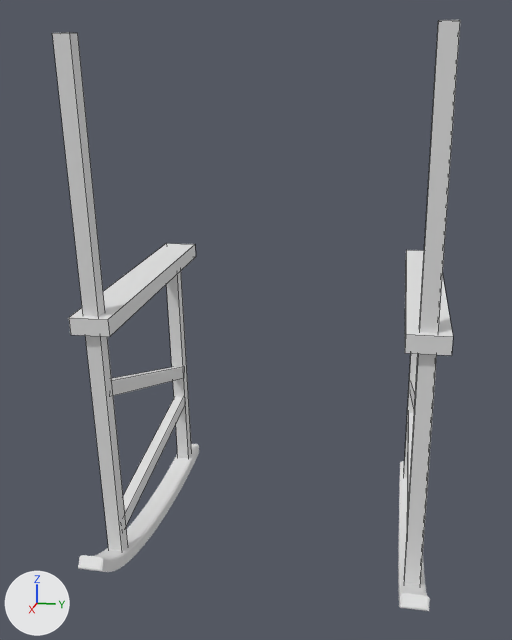
The Blender file Blends/GungStol.blend, before and after one commit.
Camera for both pictures: a 50 mm camera at (8.27, 2.85, 4.29) aimed at (0.75, 1.35, 2.41). Lighting does not change. The marker at lower left points along +X, +Y and +Z. Mesh edges are drawn as thin lines on the coarser meshes.

The scene before the commit, as lines of its bpy script (objects in view):
```python
me_cube_001 = bpy.data.meshes.new('Cube.001')
me_cube_001.from_pydata(...)  # 624 vertices, 378 faces; spans x -1.09..2.45, y -0.13..0.13, z -0.25..0.31
me_cube_009 = bpy.data.meshes.new('Cube.009')
me_cube_009.from_pydata(...)  # 624 vertices, 378 faces; spans x -1.09..2.45, y -0.13..0.13, z -0.25..0.31
me_cube_010 = bpy.data.meshes.new('Cube.010')
me_cube_010.from_pydata(...)  # 40 vertices, 30 faces; spans x -0.86..2.36, y -0.2..0.2, z -0.12..5.23
ob_cube = bpy.data.objects.new('Cube', me_cube_001)
ob_cube.location = (0.0, 0.0, 0.0)
ob_cube_001 = bpy.data.objects.new('Cube.001', me_cube_009)
ob_cube_001.location = (0.0, 3.16, 0.0)
ob_cube_003 = bpy.data.objects.new('Cube.003', me_cube_010)
ob_cube_003.location = (0.0, 3.16, 0.0)
# also in view: 'Cube.002' at (0.75, 0.0, 2.55)
```
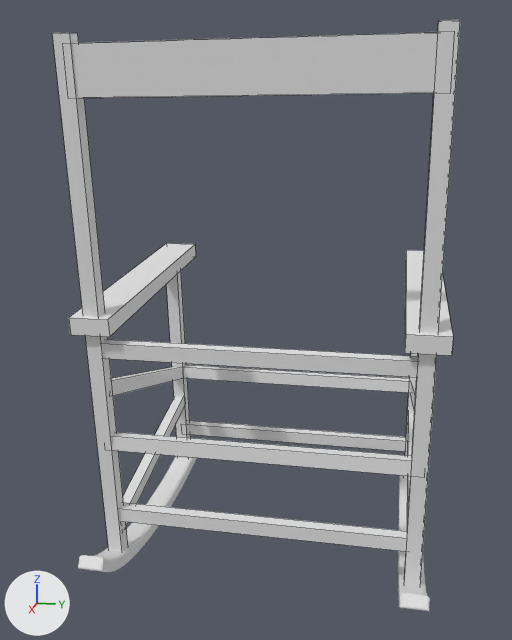
Changed parts and their boxes (x1, y1, x2, y2) in the pictures (512 x 640 px):
'Cube.007', added
    after: (71, 32, 438, 98)
'Cube.006', added
    after: (102, 339, 418, 377)
'Cube.005', added
    after: (112, 432, 412, 476)
'Cube.009', added
    after: (119, 503, 407, 551)
'Cube.004', added
    after: (184, 365, 409, 393)
'Cube.008', added
    after: (187, 420, 406, 452)

The edits, one by one:
Mesh me_cube_016 is new.
It is a box spanning x -1.0..1.0, y -1.0..1.0, z -1.0..1.0.
Object 'Cube.009' (ob_cube_009) is new; it shows me_cube_016.
Its location is (1.77, 1.6, 0.48).
Its rotation in degrees is (0, 5.2, 0).
Its scale is (0.0569, 1.6, 0.0785).
Object 'Cube.008' (ob_cube_008) is new; it shows a copy of me_cube_016.
Its location is (-0.73, 1.6, 0.44).
Its rotation in degrees is (0, 5.6, 0).
Its scale is (0.0569, 1.6, 0.0785).
Object 'Cube.007' (ob_cube_007) is new; it shows a copy of me_cube_016.
Its location is (2.25, 1.6, 4.92).
Its rotation in degrees is (0, 6.2, 0).
Its scale is (0.0647, 1.6, 0.222).
Object 'Cube.006' (ob_cube_006) is new; it shows a copy of me_cube_016.
Its location is (1.97, 1.6, 2.35).
Its rotation in degrees is (0, 6.7, 0).
Its scale is (0.0569, 1.6, 0.0785).
Object 'Cube.005' (ob_cube_005) is new; it shows a copy of me_cube_016.
Its location is (1.87, 1.6, 1.33).
Its scale is (0.0569, 1.6, 0.0785).
Object 'Cube.004' (ob_cube_004) is new; it shows a copy of me_cube_016.
Its location is (-0.63, 1.6, 1.29).
Its scale is (0.0569, 1.6, 0.0785).
